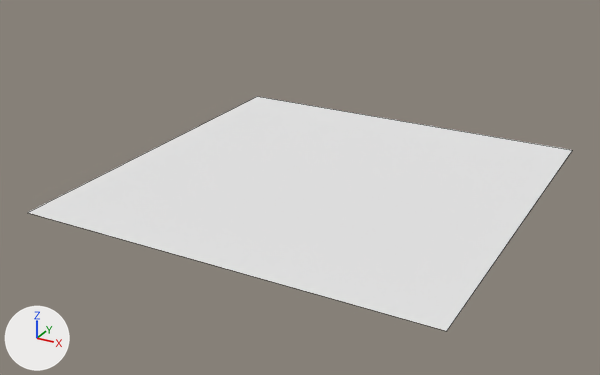
Renders of the Blender file models/Arena.blend from each side of a commit.
Both versions are drawn from a 50 mm camera at (21.7, -42.5, 20.3) aimed at (-0.7, -1.7, -0.1). The lights are fixed; the arrows at lower left show +X, +Y and +Z. Mesh edges are drawn as thin lines.
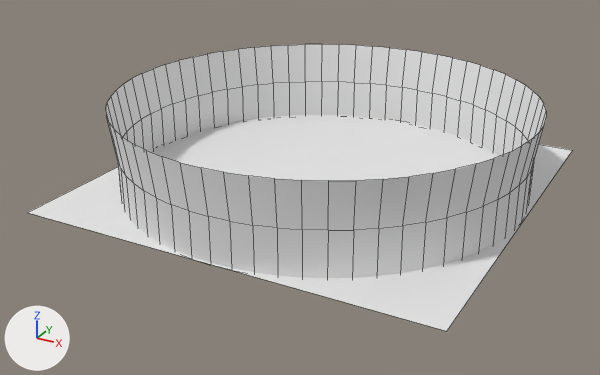
Commit message: Update arena model with a border

Pixel boxes (x1, y1, x2, y2) of what changed, in the pictures (600 x 375 px):
```json
{"object": "Cylinder", "change": "added", "after": [106, 44, 546, 278]}
```

Scene script edits in JSON lines:
```json
{"op": "add", "block": "mat_wall", "code": ["mat_wall = diffuse_material('Wall')", "mat_wall.base_color = (0.8, 0.8, 0.8)  # white #e7e7e7"]}
{"op": "add", "block": "me_cylinder", "code": ["me_cylinder = bpy.data.meshes.new('Cylinder')", "me_cylinder.from_pydata(...)  # 192 vertices, 128 faces; spans x -12.8..12.8, y -12.8..12.8, z -0.1..5.3", "me_cylinder.polygons.foreach_set('use_smooth', [True] * 128)", "me_cylinder.materials.append(mat_wall)  # its picture is missing"]}
{"op": "add", "block": "ob_cylinder", "code": ["ob_cylinder = bpy.data.objects.new('Cylinder', me_cylinder)", "ob_cylinder.location = (0.0, 0.0, 0.0)"]}
```
